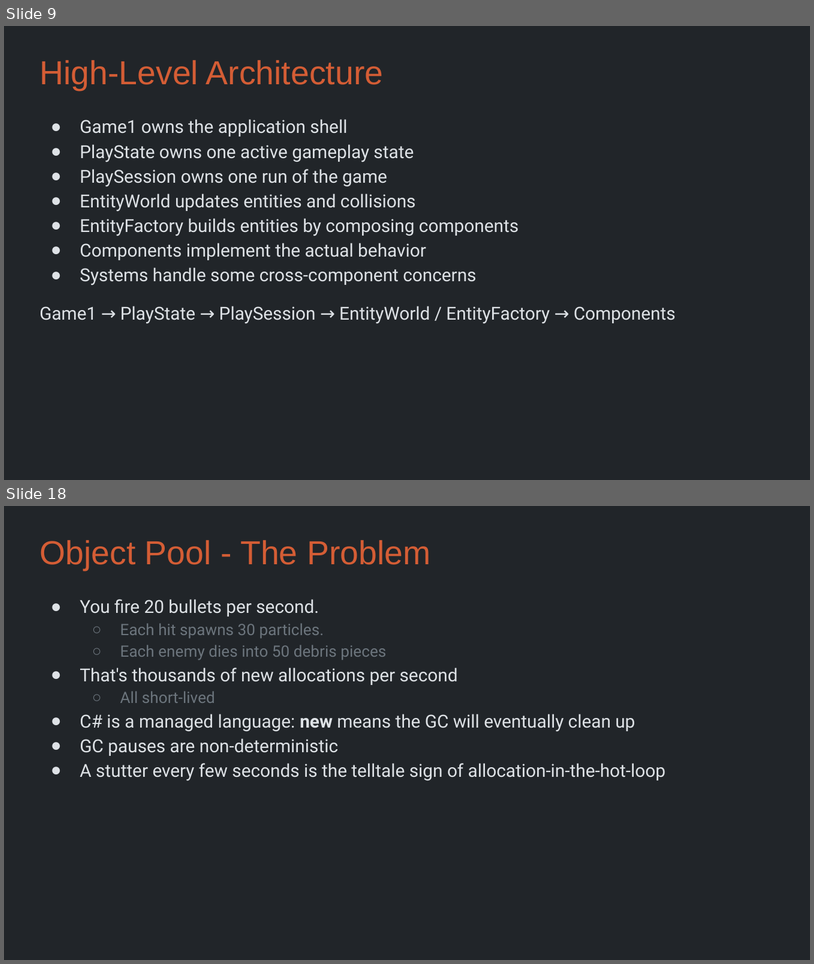
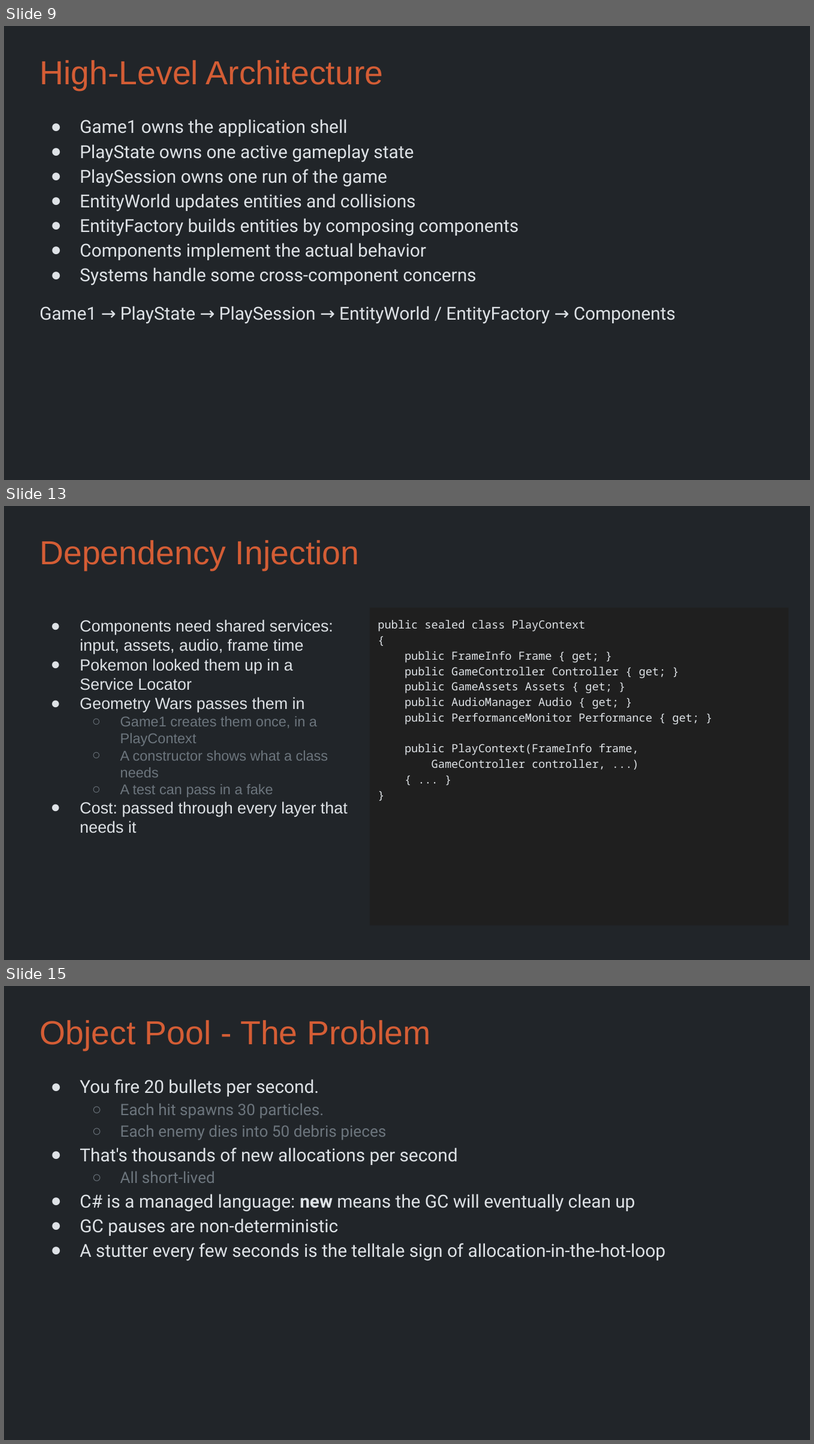
Before and after one commit to Metamate/gar, a slide deck: slides/11 Geometry Wars.pptx. Shown one above the other, each under a label of ours: slides 9 and 18 before the commit, slides 9, 13 and 15 after it; the slides between them are not shown. The pictures are 814x964 and 814x1444 pixels, drawn with LibreOffice and Linux fonts; fonts in the diff are those of the drawing. Boxes give left, top, right and bottom in pixels: in the first picture for what was removed or moved away, otherwise in the second. Text is boxed around its words. In the diff, an @@ line names an element or a change of style, - is before the commit and + after.

```diff
--- a/slides/11 Geometry Wars.pptx
+++ b/slides/11 Geometry Wars.pptx
@@ slide 13 added at (4, 506, 810, 960), background #212529 @@
@@ title added at (39, 540, 360, 570), 29.7 pt, text #D45D35 @@
+Dependency Injection
@@ text added at (370, 607, 789, 925), fill #1F1F1F, 10 pt, text #DEE2E6 @@
+public sealed class PlayContext
+{
+public FrameInfo Frame { get; }
+public GameController Controller { get; }
+public GameAssets Assets { get; }
+public AudioManager Audio { get; }
+public PerformanceMonitor Performance { get; }
+public PlayContext(FrameInfo frame,
+GameController controller, ...)
+{ ... }
+}
@@ title added at (80, 619, 348, 833), 14.4 pt, text #DEE2E6 @@
+● Components need shared services: input, assets, audio, frame time
+● Pokemon looked them up in a Service Locator
+● Geometry Wars passes them in
+  ○ Game1 creates them once, in a PlayContext
+  ○ A constructor shows what a class needs
+  ○ A test can pass in a fake
+● Cost: passed through every layer that needs it
@@ what was slide 18 is now slide 15 @@
```
Also in this commit, not shown: 6 slides changed, 3 other slides added, 9 slides removed, 3 other files.
